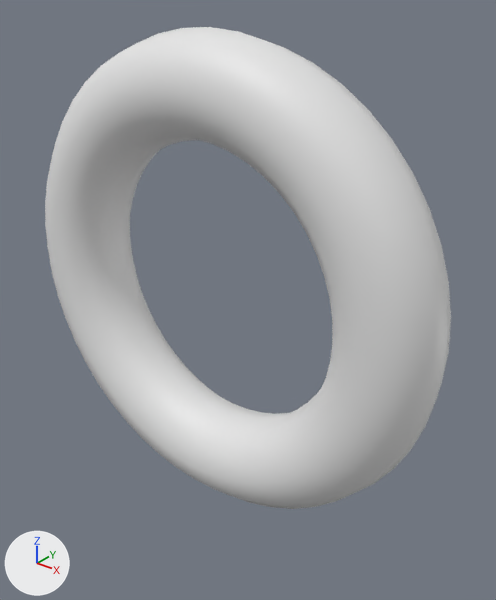
One commit to the FBX model Cappi Astral Museum/Assets/Model/Environment/boost ring.fbx: the scene before it, then after it.
One viewpoint serves both versions: a 50 mm lens placed at (4.57, -5.15, 3.17), pointed at (0.3, 0.18, -0.14). Every picture has the same lights, and +X, +Y and +Z are marked at lower left. Where no turn or scale is listed for an object, it has been applied to the vertices.

The older version as bpy lines, for what is in view:
```python
me_torus = bpy.data.meshes.new('Torus')
me_torus.from_pydata(...)  # a torus around y (ring radius 2.13, tube radius 0.52) spanning x -2.66..2.66, y -0.52..0.52, z -2.66..2.66
ob_torus = bpy.data.objects.new('Torus', me_torus)
ob_torus.location = (0.0, 0.0, 0.0)
```
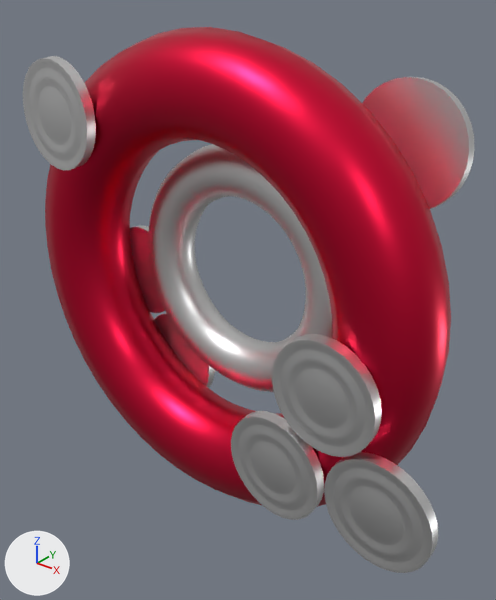
Changed parts and their boxes [x1, y1, x2, y2] in the pictures (496 x 600 px):
'Torus', recoloured (white to red): [45, 27, 451, 509] in both
'Torus.001', added: after [149, 144, 332, 392]
'Cylinder.001', added: after [272, 334, 382, 457]
'Cylinder.002', added: after [324, 452, 438, 573]
'Cylinder.007', added: after [362, 77, 475, 209]
'Cylinder', added: after [231, 411, 324, 520]
'Cylinder.003', added: after [23, 56, 96, 170]
'Cylinder.005', added: after [130, 225, 165, 313]
'Cylinder.004', added: after [154, 313, 215, 388]

Edits to the bpy script that builds the scene:
```text
Add mat_ring_col:
    mat_ring_col = principled_material('ring_col')
    mat_ring_col.base_color = (0.8, 0.0111, 0.0571)  # red #e71b44
    mat_ring_col.metallic = 1.0
    mat_ring_col.roughness = 0.36
Add mat_mid_ring_col:
    mat_mid_ring_col = principled_material('mid_ring_col')
    mat_mid_ring_col.base_color = (0.8, 0.8, 0.8)  # white #e7e7e7
    mat_mid_ring_col.metallic = 1.0
    mat_mid_ring_col.roughness = 0.396
Add mat_circle:
    mat_circle = principled_material('circle')
    mat_circle.base_color = (0.8, 0.8, 0.8)  # white #e7e7e7
    mat_circle.metallic = 1.0
    mat_circle.roughness = 0.396
Change me_torus:
    where me_torus.from_pydata(...)  # 576 vertices, 576 faces; spans x -2.66..2.66, y -0.52..0.52, z -2.66..2.66
    add me_torus.materials.append(mat_ring_col)  # red #e71b44
Add me_torus_001:
    me_torus_001.from_pydata(...)  # a torus around y (ring radius 1.19, tube radius 0.29) spanning x -1.49..1.49, y -0.29..0.29, z -1.49..1.49
    me_torus_001.materials.append(mat_mid_ring_col)  # white #e7e7e7
Add me_cylinder_009:
    me_cylinder_009.from_pydata(...)  # 320 vertices, 290 faces; spans x 0.669..1.831, y -0.637..-0.453, z -2.065..-0.887
    me_cylinder_009.materials.append(mat_circle)  # white #e7e7e7
Add me_cylinder_013:
    me_cylinder_013.from_pydata(...)  # 320 vertices, 290 faces; spans x -1.831..-0.669, y 0.453..0.637, z -2.065..-0.887
    me_cylinder_013.materials.append(mat_circle)  # white #e7e7e7
Add ob_torus_001:
    ob_torus_001 = bpy.data.objects.new('Torus.001', me_torus_001)
    ob_torus_001.location = (0.0, 0.52, 0.0)
Add ob_cylinder_001:
    ob_cylinder_001 = bpy.data.objects.new('Cylinder.001', me_cylinder_009)
    ob_cylinder_001.location = (0.53, 0.0, 1.08)
Add ob_cylinder_005:
    ob_cylinder_005 = bpy.data.objects.new('Cylinder.005', me_cylinder_013)
    ob_cylinder_005.location = (-0.37, -0.05, 1.08)
Add ob_cylinder_004:
    ob_cylinder_004 = bpy.data.objects.new('Cylinder.004', me_cylinder_013.copy())
    ob_cylinder_004.location = (0.16, -0.05, 0.0)
Add ob_cylinder:
    ob_cylinder = bpy.data.objects.new('Cylinder', me_cylinder_009.copy())
    ob_cylinder.location = (0.0, 0.0, 0.0)
Add ob_cylinder_007:
    ob_cylinder_007 = bpy.data.objects.new('Cylinder.007', me_cylinder_013.copy())
    ob_cylinder_007.location = (3.13, -0.05, 3.21)
Add ob_cylinder_002:
    ob_cylinder_002 = bpy.data.objects.new('Cylinder.002', me_cylinder_009.copy())
    ob_cylinder_002.location = (1.19, 0.0, 0.06)
Add ob_cylinder_003:
    ob_cylinder_003 = bpy.data.objects.new('Cylinder.003', me_cylinder_009.copy())
    ob_cylinder_003.location = (-2.97, 0.0, 3.21)
```
